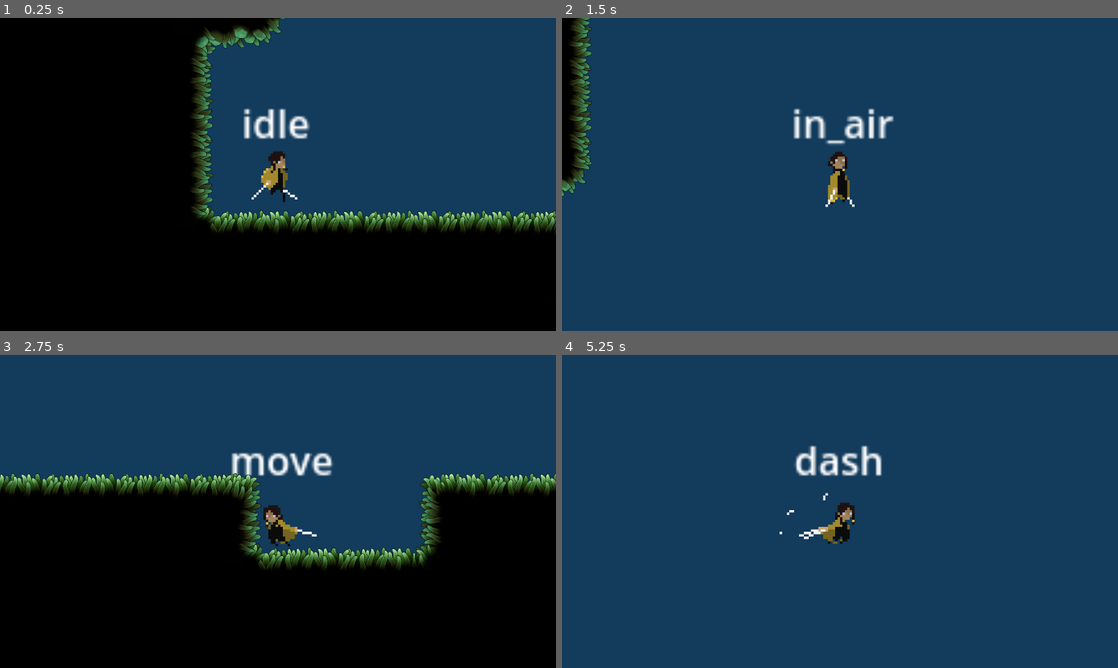
Above: before the commit, frames 1-4 (two rows, left to right).
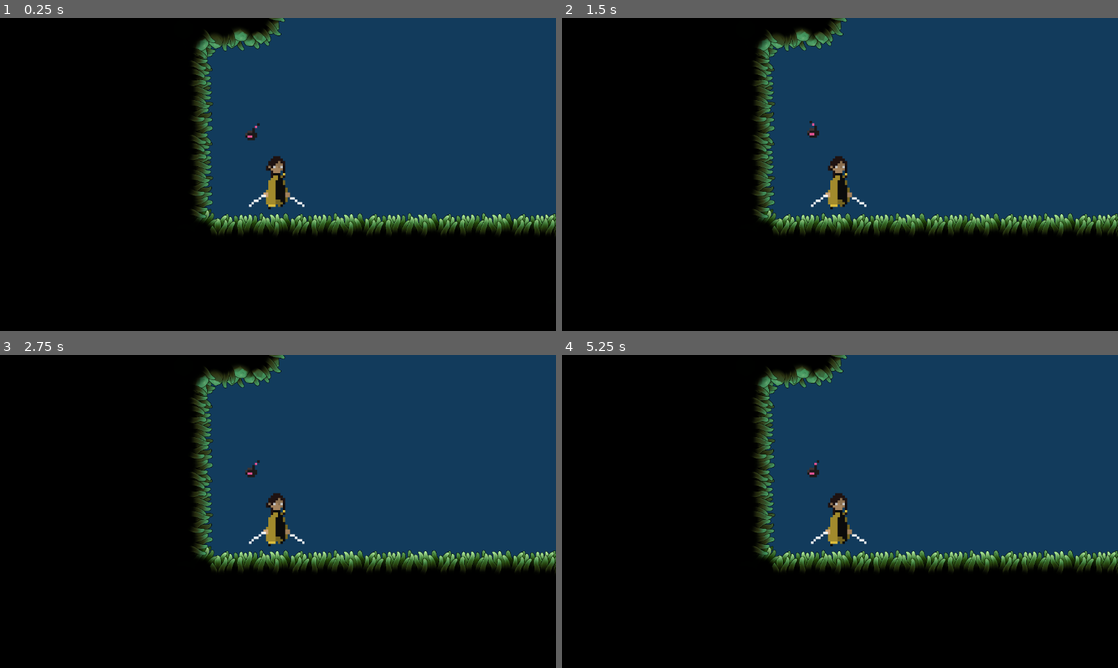
Above: after the commit, the same moments.

Repository: SeanTSinclair/VoidWalker_GD4
Game: Godot game, scene res://World/world_sean.tscn
Same seed, same stepped clock (60 frames per second), same inputs: the game is played once before the commit and once after it.
Inputs (mouse positions are in pixels of both pictures, inside the frame that each line leads up to):
- Up to frame 1 (0.25 s): no input
- Up to frame 2 (1.5 s): move the mouse to (962, 158) at 0.52 s; hold Shift (run) 0.53-1.28 s; hold D (move_right) from 0.53 s (still down); tap E (dash) at 0.6 s; tap Space (jump) at 0.77, 1.07 s; move the mouse to (728, 190) at 1.27 s; tap Shift (run) at 1.35 s
- Up to frame 3 (2.75 s): tap Space (jump) at 1.52, 1.55, 1.82, 2.1 s; move the mouse to (333, 442) at 2.02 s; release D (move_right) at 2.03 s; hold A (move_left) from 2.03 s (still down); tap E (dash) at 2.3 s
- Up to frame 4 (5.25 s): move the mouse to (812, 574) at 2.77 s; release A (move_left) at 2.78 s; hold D (move_right) 2.78-4.28 s; tap E (dash) at 2.85, 4.55, 5.1 s; tap Space (jump) at 3.02, 3.32, 3.77, 3.8, 4.07, 4.52, 4.82 s; tap Shift (run) at 3.05, 4.35 s; move the mouse to (1006, 558) at 3.52 s; click (1006, 558) at 3.6 s; move the mouse to (673, 464) at 4.27 s; hold A (move_left) 4.28-5.03 s; move the mouse to (867, 511) at 5.02 s; hold D (move_right) from 5.03 s (still down); hold Shift (run) from 5.03 s (still down)

The runs differ from the first frame. In frame 1, 5.7% of the frame differs, in the area x 34-100%, y 0-70%; in frame 2, 62%; in frame 3, 31%; in frame 4, 63%, in the area x 0-100%, y 0-100%.
Error after the commit: Parse Error: The function signature doesn't match the parent. Parent signature is "get_gravity() -> Vector2". (res://Player/Player.gd:27)

Commit message:
Made a drone that follows the player, will be used for ranged combat later

Diff:
--- /dev/null
+++ b/Common/TemplateState.gd
@@ -0,0 +1,13 @@
+extends State
+
+func enter_state(actor):
+	super.enter_state(actor)
+
+func exit_state():
+	super.exit_state()
+
+func state_logic(delta):
+	super.state_logic(delta)
+
+func check_transitions():
+	super.check_transitions()
--- /dev/null
+++ b/Player/Drone/Drone.gd
@@ -0,0 +1,34 @@
+extends CharacterBody2D
+
+@export var player : CharacterBody2D
+@export var min_vertical_position : float = 60.0
+@export var max_vertical_position : float = 90.0
+@export var vertical_move_speed : float = 100.0
+@export var vertical_friction : float = 80.0
+
+@onready var animation = $AnimatedSprite2D
+
+func _physics_process(delta):
+	if player == null: return
+	set_vertical_position()
+	move_and_slide()
+
+func set_vertical_position():
+	var vertical_distance_to_player = player.position.y - position.y
+	if vertical_distance_to_player > max_vertical_position:
+		velocity.y = vertical_move_speed
+	elif vertical_distance_to_player < min_vertical_position:
+		velocity.y = -vertical_move_speed
+	else:
+		velocity.y = move_toward(velocity.y, 0, vertical_friction)
+
+func set_animation_state(state):
+	animation.play(state)
+
+func direction_to_player() -> Vector2:
+	if player == null: return Vector2.ZERO
+	return position.direction_to(player.position)
+
+func distance_to_player() -> float:
+	if player == null: return 0.0
+	return position.distance_to(player.position)
--- /dev/null
+++ b/Player/Drone/Drone.tscn
@@ -0,0 +1,80 @@
+[gd_scene load_steps=16 format=3 uid="uid://4m4xv7ifuc1j"]
+
+[ext_resource type="Script" path="res://Player/Drone/Drone.gd" id="1_omjcm"]
+[ext_resource type="Texture2D" uid="uid://45aenwpumi4w" path="res://Player/Drone/Companion PINK without shadow.png" id="1_w8ihb"]
+[ext_resource type="Script" path="res://Player/Drone/DroneFSM.gd" id="2_owsa6"]
+[ext_resource type="Script" path="res://Player/Drone/States/IdleState.gd" id="3_bp02j"]
+[ext_resource type="Script" path="res://Player/Drone/States/FollowState.gd" id="5_nc7vk"]
+
+[sub_resource type="AtlasTexture" id="AtlasTexture_0158f"]
+atlas = ExtResource("1_w8ihb")
+region = Rect2(96, 32, 32, 32)
+
+[sub_resource type="AtlasTexture" id="AtlasTexture_ufece"]
+atlas = ExtResource("1_w8ihb")
+region = Rect2(0, 32, 32, 32)
+
+[sub_resource type="AtlasTexture" id="AtlasTexture_reivw"]
+atlas = ExtResource("1_w8ihb")
+region = Rect2(32, 32, 32, 32)
+
+[sub_resource type="AtlasTexture" id="AtlasTexture_jdpfj"]
+atlas = ExtResource("1_w8ihb")
+region = Rect2(64, 32, 32, 32)
+
+[sub_resource type="AtlasTexture" id="AtlasTexture_wuic4"]
+atlas = ExtResource("1_w8ihb")
+region = Rect2(0, 0, 32, 32)
+
+[sub_resource type="AtlasTexture" id="AtlasTexture_tlk1j"]
+atlas = ExtResource("1_w8ihb")
+region = Rect2(32, 0, 32, 32)
+
+[sub_resource type="AtlasTexture" id="AtlasTexture_qswun"]
+atlas = ExtResource("1_w8ihb")
+region = Rect2(64, 0, 32, 32)
+
+[sub_resource type="AtlasTexture" id="AtlasTexture_oelgc"]
+atlas = ExtResource("1_w8ihb")
+region = Rect2(96, 0, 32, 32)
+
+[sub_resource type="SpriteFrames" id="SpriteFrames_41jrd"]
+animations = [{
+"frames": [SubResource("AtlasTexture_0158f"), SubResource("AtlasTexture_ufece"), SubResource("AtlasTexture_reivw"), SubResource("AtlasTexture_jdpfj")],
+"loop": true,
+"name": &"following",
+"speed": 5.0
+}, {
+"frames": [SubResource("AtlasTexture_wuic4"), SubResource("AtlasTexture_tlk1j"), SubResource("AtlasTexture_qswun"), SubResource("AtlasTexture_oelgc")],
+"loop": true,
+"name": &"idle",
+"speed": 5.0
+}]
+
+[sub_resource type="CircleShape2D" id="CircleShape2D_1etvu"]
+radius = 3.0
+
+[node name="Drone" type="CharacterBody2D"]
+scale = Vector2(5, 5)
+script = ExtResource("1_omjcm")
+
+[node name="AnimatedSprite2D" type="AnimatedSprite2D" parent="."]
+texture_filter = 1
+frames = SubResource("SpriteFrames_41jrd")
+animation = &"idle"
+playing = true
+
+[node name="StateMachine" type="Node" parent="."]
+script = ExtResource("2_owsa6")
+
+[node name="Idle" type="Node" parent="StateMachine"]
+script = ExtResource("3_bp02j")
+state_name = "idle"
+
+[node name="Follow" type="Node" parent="StateMachine"]
+script = ExtResource("5_nc7vk")
+state_name = "follow"
+
+[node name="CollisionShape2D" type="CollisionShape2D" parent="."]
+position = Vector2(0, -4)
+shape = SubResource("CircleShape2D_1etvu")
--- /dev/null
+++ b/Player/Drone/DroneFSM.gd
@@ -0,0 +1,8 @@
+extends StateMachine
+
+func _ready():
+	initialize()
+	set_state(states.idle)
+
+func _physics_process(delta):
+	super._physics_process(delta)
--- /dev/null
+++ b/Player/Drone/States/FollowState.gd
@@ -0,0 +1,18 @@
+extends State
+
+var speed = 350
+var stopping_distance = 100
+
+func enter_state(actor):
+	super.enter_state(actor)
+	actor.set_animation_state("idle")
+
+func state_logic(delta):
+	super.state_logic(delta)
+	if actor.distance_to_player() > stopping_distance:
+		actor.velocity = actor.direction_to_player() * speed
+
+func check_transitions():
+	super.check_transitions()
+	if actor.distance_to_player() < stopping_distance:
+		set_state(state_machine.states.idle)
--- /dev/null
+++ b/Player/Drone/States/IdleState.gd
@@ -0,0 +1,17 @@
+extends State
+
+var friction = 150
+var max_distance_to_target = 50
+
+func enter_state(actor):
+	super.enter_state(actor)
+	actor.call_deferred("set_animation_state", "idle")
+
+func state_logic(delta):
+	super.state_logic(delta)
+	actor.velocity.x = move_toward(actor.velocity.x, 0, friction)
+
+func check_transitions():
+	super.check_transitions()
+	if actor.distance_to_player() > max_distance_to_target:
+		set_state(state_machine.states.follow)
--- a/Player/States/AttackState.gd
+++ b/Player/States/AttackState.gd
@@ -25,7 +25,7 @@
 
 	if actor != null:
 		if !state_machine.is_on_floor:
-			actor.velocity.y += get_gravity() * delta
+			actor.apply_gravity(delta)
 		else:
 			actor.velocity = actor.velocity.move_toward(Vector2.ZERO, stats.friction)
 
--- a/Player/States/InAirState.gd
+++ b/Player/States/InAirState.gd
@@ -2,11 +2,6 @@
 
 const SPEED = 300.0
 const MAX_SPEED = 500.0
-
-@onready var stats : PlayerStats = preload("res://Player/PlayerStats.tres")
-
-@onready var jump_gravity : float = ((-2.0 * stats.jump_height) / (stats.time_to_reach_peak * stats.time_to_reach_peak)) * -1.0
-@onready var fall_gravity : float = ((-2.0 * stats.jump_height) / (stats.time_to_reach_peak * stats.time_to_reach_peak)) * -1.0
 
 var input_axis = Vector2.ZERO
 
@@ -27,7 +22,7 @@
 		actor.set_animation_state("fall")
 
 	if !state_machine.is_on_floor && !state_machine.is_dashing:
-		actor.velocity.y += get_gravity() * delta
+		actor.apply_gravity(delta)
 
 
 func check_transitions():
@@ -45,6 +40,3 @@
 		set_state(states.dash)
 	if Input.is_action_just_pressed("primary_attack"):
 		set_state(states.attack)
-
-func get_gravity() -> float:
-	return jump_gravity if actor.velocity.y < 0.0 else fall_gravity
--- a/Player/player.gd
+++ b/Player/player.gd
@@ -3,6 +3,9 @@
 @onready var stats = preload("res://Player/PlayerStats.tres")
 @onready var animation_manager = $AnimationManager
 @onready var sprite = $Sprite2D
+
+@onready var jump_gravity : float = ((-2.0 * stats.jump_height) / (stats.time_to_reach_peak * stats.time_to_reach_peak)) * -1.0
+@onready var fall_gravity : float = ((-2.0 * stats.jump_height) / (stats.time_to_reach_peak * stats.time_to_reach_peak)) * -1.0
 
 func set_flipped(is_flipped):
 	if is_flipped:
@@ -17,3 +20,9 @@
 
 func _physics_process(delta):
 	move_and_slide()
+
+func apply_gravity(delta):
+	velocity.y += get_gravity() * delta
+
+func get_gravity() -> float:
+	return jump_gravity if velocity.y < 0.0 else fall_gravity
--- a/World/StateText.gd
+++ /dev/null
@@ -1,4 +0,0 @@
-extends Label
-
-func _on_state_machine_state_changed(new_state):
-	text = new_state.state_name
--- a/World/world_sean.tscn
+++ b/World/world_sean.tscn
@@ -2,8 +2,8 @@
 
 [ext_resource type="PackedScene" uid="uid://d3eybhhghmlho" path="res://Player/Player.tscn" id="1_eqp0r"]
 [ext_resource type="Texture2D" uid="uid://coki78fcg16hu" path="res://World/Mossy Tileset/Mossy - TileSet.png" id="1_iede8"]
-[ext_resource type="Script" path="res://World/StateText.gd" id="3_o75p7"]
 [ext_resource type="PackedScene" uid="uid://dbmf405cmeo58" path="res://World/Portal/Portals.tscn" id="4_gvc3m"]
+[ext_resource type="PackedScene" uid="uid://4m4xv7ifuc1j" path="res://Player/Drone/Drone.tscn" id="5_k787d"]
 
 [sub_resource type="AnimationNodeStateMachinePlayback" id="AnimationNodeStateMachinePlayback_nkhb0"]
 
@@ -520,15 +520,6 @@
 [node name="Camera2D" type="Camera2D" parent="Player"]
 current = true
 
-[node name="StateText" type="Label" parent="Player"]
-offset_left = -20.2
-offset_top = -33.4
-offset_right = 19.8
-offset_bottom = -10.4
-horizontal_alignment = 1
-vertical_alignment = 1
-script = ExtResource("3_o75p7")
-
 [node name="TileMap" type="TileMap" parent="."]
 scale = Vector2(0.3, 0.3)
 tile_set = SubResource("TileSet_tmrkf")
@@ -544,7 +535,9 @@
 [node name="EndPortal" parent="Portals" index="1"]
 position = Vector2(938, 2148)
 
-[connection signal="state_changed" from="Player/StateMachine" to="Player/StateText" method="_on_state_machine_state_changed"]
+[node name="Drone" parent="." node_paths=PackedStringArray("player") instance=ExtResource("5_k787d")]
+position = Vector2(-1162, 27)
+player = NodePath("../Player")
 
 [editable path="Player"]
 [editable path="Portals"]
Binary file added: Player/Drone/Companion PINK without shadow.png
Not shown, added: Player/Drone/Companion PINK without shadow.png.import
